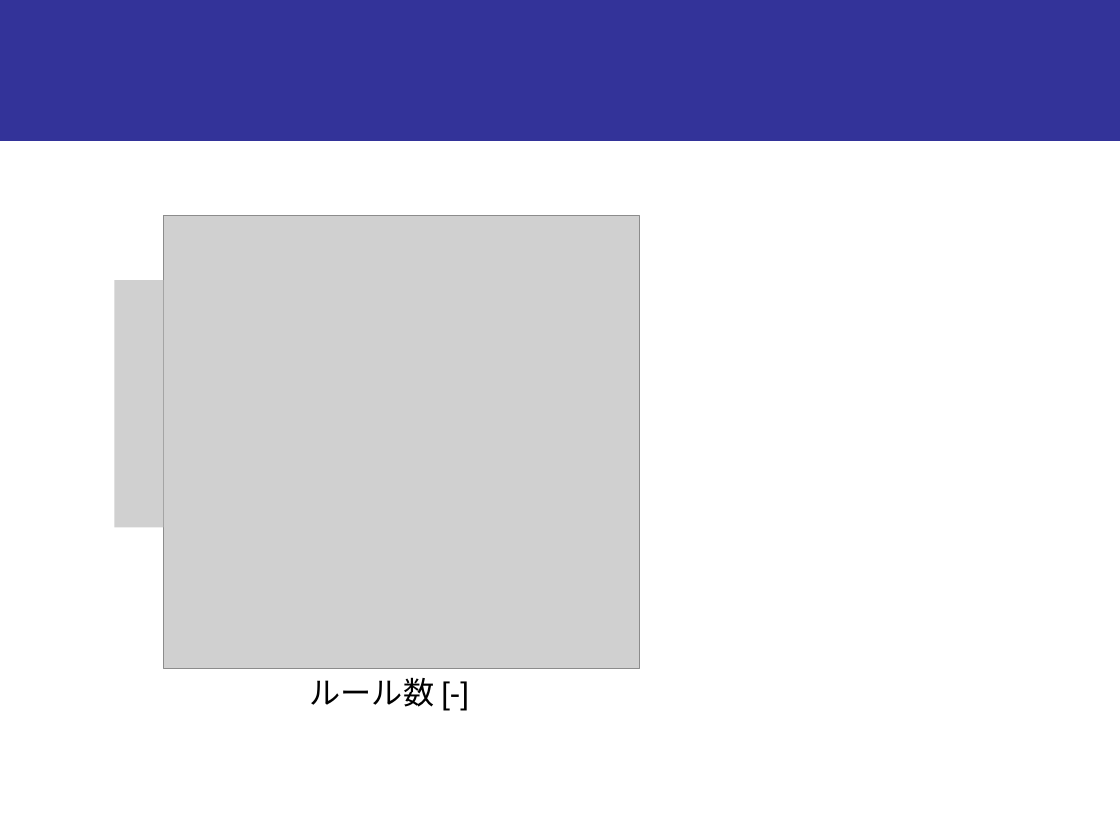
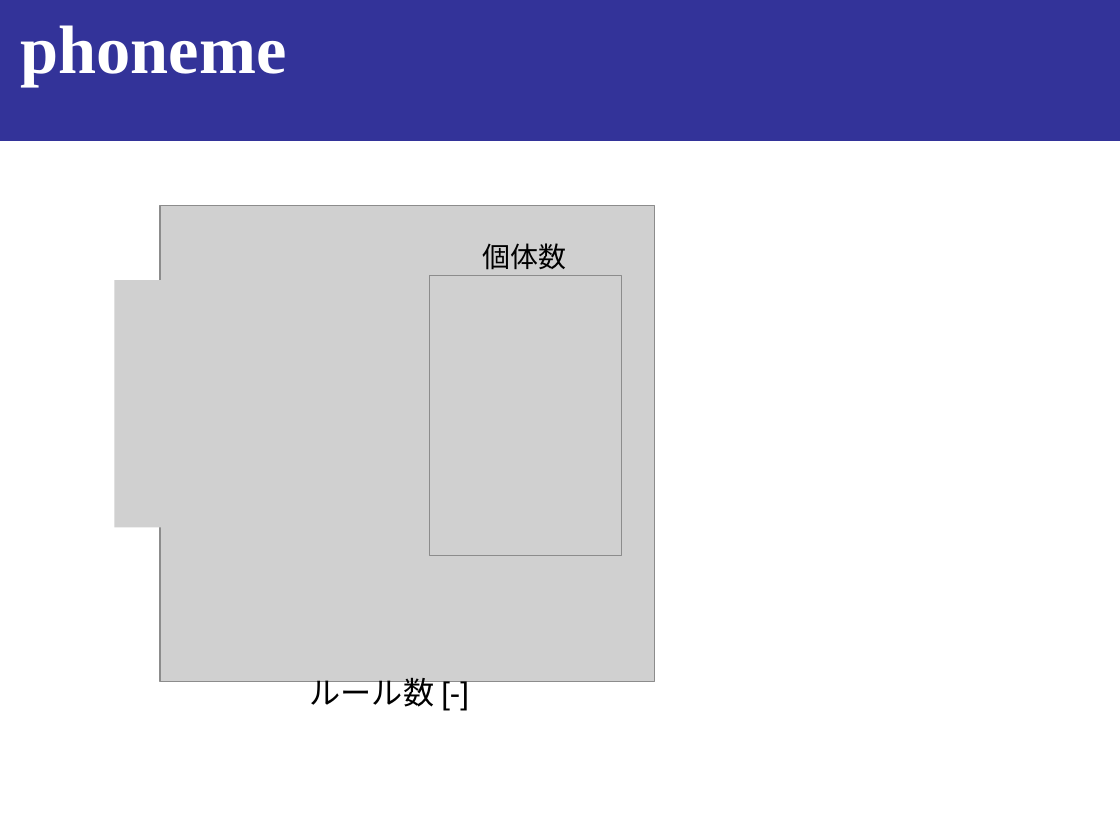
Before and after one commit to onikUone/Junior_slides, a slide deck: slide 18 of Junior_下書き.pptx. Drawn at 1120x840 pixels with LibreOffice and Linux fonts; fonts in the diff are those of the drawing; grey boxes stand for pictures. Boxes give left, top, right and bottom in pixels: in the first picture for what was removed or moved away, otherwise in the second. Text is boxed around its words. In the diff, an @@ line names an element or a change of style, - is before the commit and + after.

```diff
--- a/Junior_下書き.pptx
+++ b/Junior_下書き.pptx
@@ text added at (20, 25, 286, 87), 44 pt, text #FFFFFF, bold @@
+phoneme
@@ picture: place and size @@
-picture at (164, 216, 640, 669)
+picture at (160, 205, 655, 681)
@@ text added at (483, 243, 567, 270), 18 pt, text #000000 @@
+個体数
@@ picture added at (429, 276, 622, 556) @@
```
Also in this commit, not shown: 3 other slides changed, 1 slide added, 3 other files.
